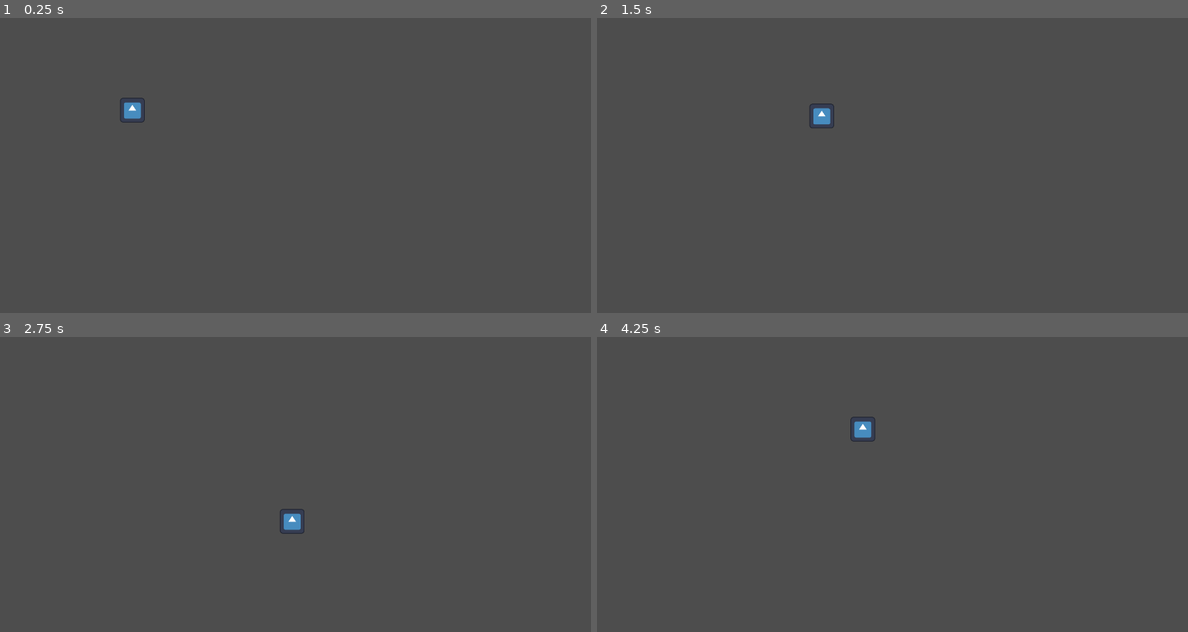
Above: before the commit, frames 1-4 (two rows, left to right).
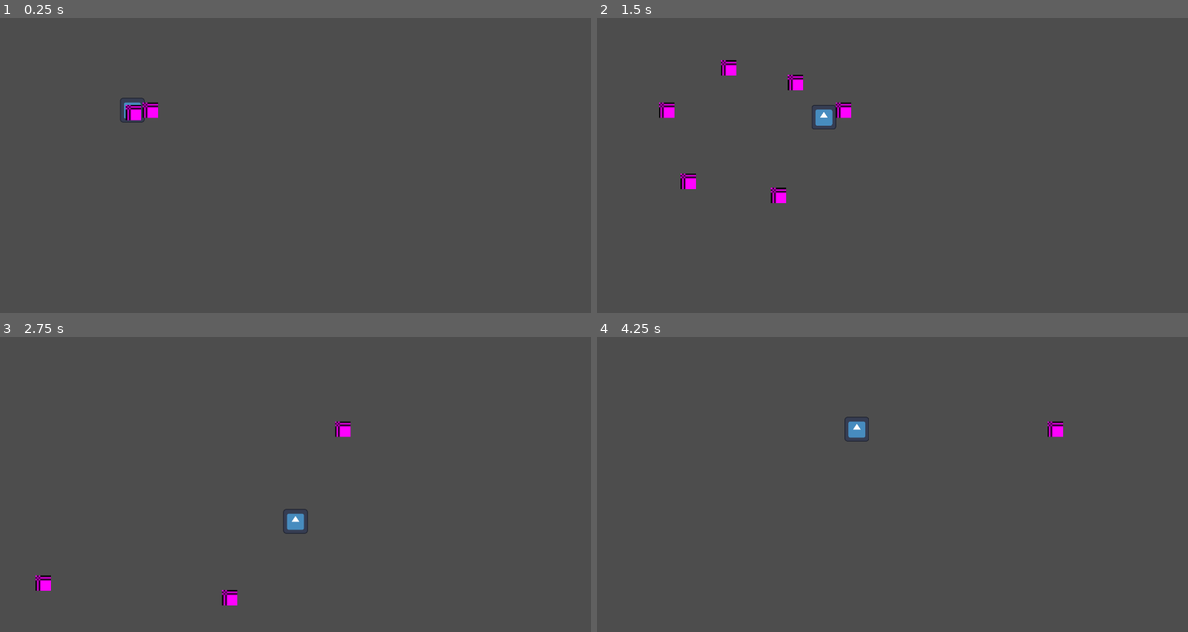
Above: after the commit, the same moments.

Repository: enzomh-web/replicaVampireSurvivors
Game: Godot game, scene res://scenes/main.tscn
Same seed, same stepped clock (60 frames per second), same inputs: the game is played once before the commit and once after it. The project has no main scene, so this scene is started directly. The engine's default icon, where the game draws it, is replaced by a stand-in: a white triangle on a blue panel in a dark square.
Inputs:
- Up to frame 1 (0.25 s): no input
- Up to frame 2 (1.5 s): hold D (move_right) 0.53-1.28 s; hold S (move_down) from 1.28 s (still down)
- Up to frame 3 (2.75 s): release S (move_down) at 2.03 s; hold D (move_right) from 2.03 s (still down)
- Up to frame 4 (4.25 s): release D (move_right) at 2.78 s; hold W (move_up) 2.78-3.53 s; hold A (move_left) from 3.53 s (still down)

The runs differ from the first frame. In frame 1, 0.3% of the frame differs, in the area x 21-27%, y 28-35%; in frame 2, 1.0%, in the area x 10-43%, y 14-63%; in frame 3, 0.6%; in frame 4, 0.4%.

Commit message:
feat(weapon): add first weapon and projectile
- Add WeaponData.gd, a Resource to store weapon stats
- Add Weapon.gd with weapon firing logic and states
- Add Projectile.gd with projectile logic
- Add projectile scene with placeholder texture, collision shape and screen visibility detection
- Add Weapon node to the player scene
- Resize the test window

Diff:
--- a/vampire-survivors/project.godot
+++ b/vampire-survivors/project.godot
@@ -18,6 +18,8 @@
 
 window/size/viewport_width=384
 window/size/viewport_height=192
+window/size/window_width_override=1000
+window/size/window_height_override=500
 window/stretch/mode="canvas_items"
 
 [input]
--- a/vampire-survivors/scenes/main.tscn
+++ b/vampire-survivors/scenes/main.tscn
@@ -7,3 +7,4 @@
 [node name="Player" parent="." unique_id=1059513943 instance=ExtResource("1_o5qli")]
 position = Vector2(86, 60)
 motion_mode = 1
+acceleration = 300.0
--- a/vampire-survivors/scenes/player.tscn
+++ b/vampire-survivors/scenes/player.tscn
@@ -2,6 +2,21 @@
 
 [ext_resource type="Texture2D" uid="uid://b3v0wi8cwjke1" path="res://icon.svg" id="1_3vyb7"]
 [ext_resource type="Script" uid="uid://bm6k0wfvqax2c" path="res://scripts/player_move.gd" id="1_g2els"]
+[ext_resource type="Script" uid="uid://b333lgq02alw2" path="res://scripts/weapons/Weapon.gd" id="3_qlg0r"]
+[ext_resource type="PackedScene" uid="uid://biq1rnnsd03hm" path="res://scenes/projectile.tscn" id="4_tuyoq"]
+[ext_resource type="Script" uid="uid://c2mty8w0giur6" path="res://scripts/weapons/WeaponData.gd" id="5_fjrip"]
+
+[sub_resource type="RectangleShape2D" id="RectangleShape2D_5yk5c"]
+size = Vector2(16, 16)
+
+[sub_resource type="Resource" id="Resource_5yk5c"]
+script = ExtResource("5_fjrip")
+damage = 5.0
+cooldown = 5.0
+speed = 50.0
+projectile_count = 6
+projectile_interval = 0.2
+metadata/_custom_type_script = "uid://c2mty8w0giur6"
 
 [node name="Player" type="CharacterBody2D" unique_id=1059513943]
 script = ExtResource("1_g2els")
@@ -9,3 +24,13 @@
 [node name="Sprite2D" type="Sprite2D" parent="." unique_id=1425793046]
 scale = Vector2(0.125, 0.125)
 texture = ExtResource("1_3vyb7")
+
+[node name="CollisionShape2D" type="CollisionShape2D" parent="." unique_id=605204059]
+light_mask = 2
+visibility_layer = 2
+shape = SubResource("RectangleShape2D_5yk5c")
+
+[node name="Weapon" type="Node2D" parent="." unique_id=1387431096]
+script = ExtResource("3_qlg0r")
+data = SubResource("Resource_5yk5c")
+metadata/_custom_type_script = "uid://b333lgq02alw2"
--- /dev/null
+++ b/vampire-survivors/scenes/projectile.tscn
@@ -0,0 +1,23 @@
+[gd_scene format=3 uid="uid://biq1rnnsd03hm"]
+
+[ext_resource type="Script" uid="uid://dbdji4r7klrvj" path="res://scripts/projectile.gd" id="1_c8fcr"]
+
+[sub_resource type="PlaceholderTexture2D" id="PlaceholderTexture2D_vjo1f"]
+size = Vector2(10, 10)
+
+[sub_resource type="RectangleShape2D" id="RectangleShape2D_5yk5c"]
+size = Vector2(10, 10)
+
+[node name="Projectile" type="Area2D" unique_id=1245560687]
+script = ExtResource("1_c8fcr")
+
+[node name="Texture" type="Sprite2D" parent="." unique_id=217607829]
+texture = SubResource("PlaceholderTexture2D_vjo1f")
+
+[node name="CollisionShape2D" type="CollisionShape2D" parent="." unique_id=2024600495]
+shape = SubResource("RectangleShape2D_5yk5c")
+
+[node name="VisibleOnScreenNotifier2D" type="VisibleOnScreenNotifier2D" parent="." unique_id=689812031]
+
+[connection signal="body_entered" from="." to="." method="_on_body_entered"]
+[connection signal="screen_exited" from="VisibleOnScreenNotifier2D" to="." method="_on_screen_exited"]
--- /dev/null
+++ b/vampire-survivors/scripts/projectile.gd
@@ -0,0 +1,32 @@
+extends Area2D
+class_name Projectile
+
+var _direction : Vector2
+var _speed : float
+var _damage : float
+var _range : float
+var _spawn_pos : Vector2
+
+func setup(direction : Vector2, data : WeaponData):
+	_direction = direction
+	_speed = data.speed
+	_damage = data.damage
+	_range = data.projectile_range
+	_spawn_pos = global_position
+
+func _physics_process(delta: float) -> void:
+	global_position += _direction * _speed * delta
+	if _range > 0.0 and global_position.distance_to(_spawn_pos) >= _range:
+		_die()
+
+
+#futura lógica de dano
+func _on_body_entered(_body: Node2D) -> void:
+	pass # Replace with function body.
+
+#futura lógica de sumir ao sair da tela
+func _on_screen_exited() -> void:
+	_die()
+
+func _die() -> void:
+	queue_free()
--- /dev/null
+++ b/vampire-survivors/scripts/weapons/Weapon.gd
@@ -0,0 +1,52 @@
+extends Node2D
+class_name Weapon
+
+enum State { READY, FIRING, RELOADING }
+@export var data : WeaponData
+
+var _state : State = State.READY
+var _shots_fired : int = 0
+@onready var _timer : Timer = Timer.new()
+
+func _ready() -> void:
+	add_child(_timer)
+	_timer.one_shot = true
+	_timer.timeout.connect(_on_timer_timeout)
+	_start_burst()
+
+func _start_burst() -> void:
+	_state = State.FIRING
+	_shots_fired = 0
+	_fire_next_shot()
+
+func _fire_next_shot() -> void:
+	var angle = _get_angle(_shots_fired)
+	_spawn_projectile(angle)
+	_shots_fired += 1
+
+	if _shots_fired >= data.projectile_count:
+		_state = State.RELOADING
+		_timer.start(data.cooldown)
+	else:
+		_timer.start(data.projectile_interval)
+
+func _on_timer_timeout() -> void:
+	match  _state:
+		State.FIRING:
+			_fire_next_shot()
+		State.RELOADING:
+			_start_burst()
+
+func _get_angle(index : int) -> float:
+	var angle_step := TAU / data.projectile_count
+	return index * angle_step
+
+
+
+func _spawn_projectile(angle : float) -> void:
+	var direction := Vector2.RIGHT.rotated(angle)
+
+	var projectile := data.projectile_scn.instantiate() as Projectile
+	get_tree().current_scene.add_child.call_deferred(projectile)
+	projectile.global_position = global_position
+	projectile.setup(direction, data)
--- /dev/null
+++ b/vampire-survivors/scripts/weapons/WeaponData.gd
@@ -0,0 +1,14 @@
+extends Resource
+class_name  WeaponData
+
+#@export var name : String
+#@export var texture : Texture2D
+
+@export var damage : float
+@export var cooldown : float
+@export var speed : float
+
+@export var projectile_count : int
+@export var projectile_interval : float
+@export var projectile_scn : PackedScene = preload("res://scenes/projectile.tscn")
+@export var projectile_range : float
Not shown, added: vampire-survivors/scripts/projectile.gd.uid
Not shown, added: vampire-survivors/scripts/weapons/Weapon.gd.uid
Not shown, added: vampire-survivors/scripts/weapons/WeaponData.gd.uid
